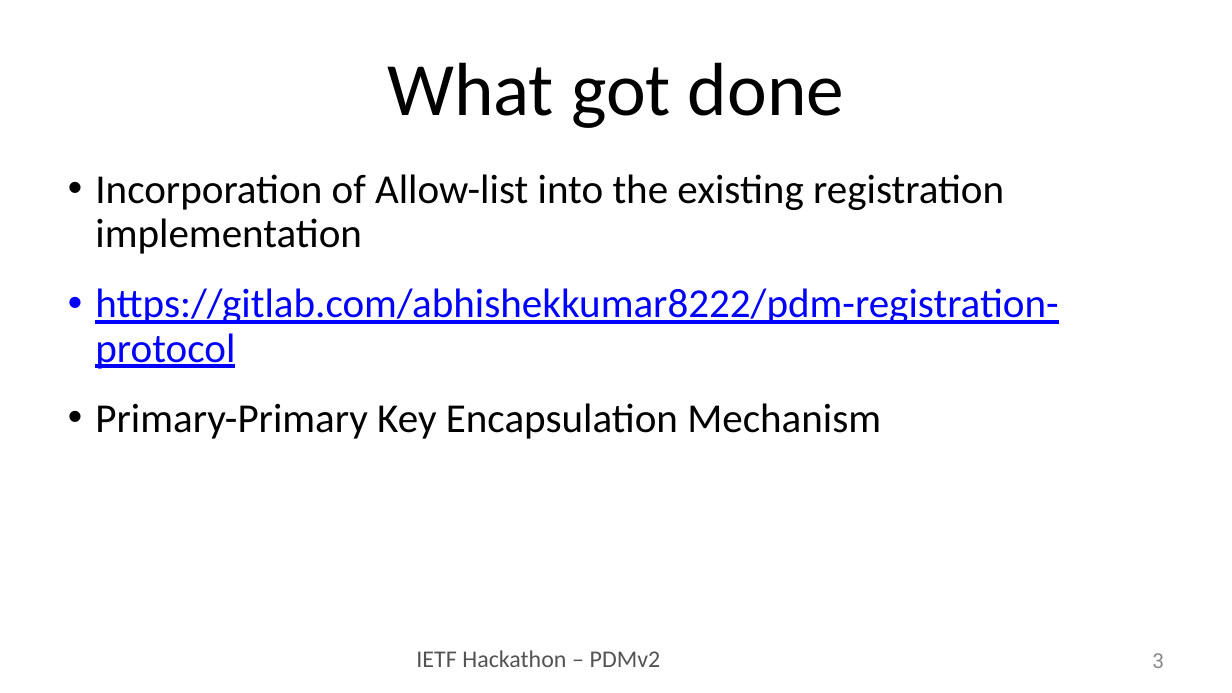
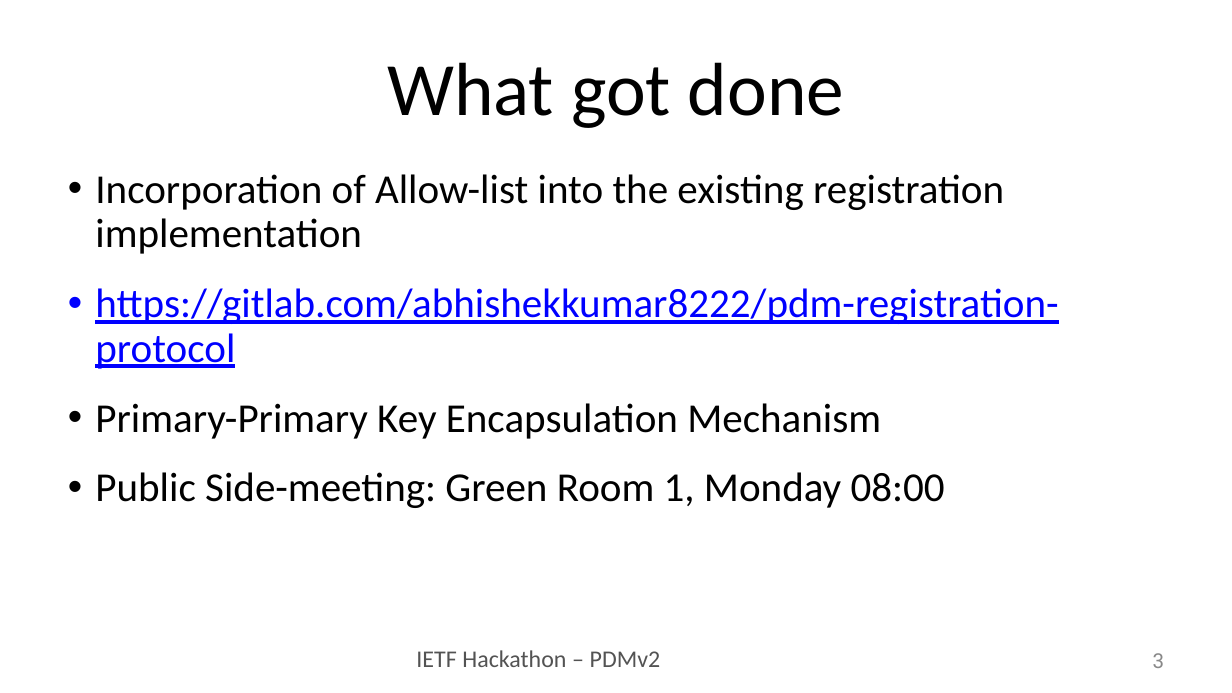
Before and after one commit to IETF-Hackathon/ietf113-project-presentations, a slide deck: slide 3 of hackathon-presentation-pdmv2.pptx. Drawn at 1232x693 pixels with LibreOffice and Linux fonts; fonts in the diff are those of the drawing. Boxes give left, top, right and bottom in pixels: in the first picture for what was removed or moved away, otherwise in the second. Text is boxed around its words. In the diff, an @@ line names an element or a change of style, - is before the commit and + after.

Commit message:
Update PDMv2 Slides

```diff
--- a/hackathon-presentation-pdmv2.pptx
+++ b/hackathon-presentation-pdmv2.pptx
@@ text at (95, 472, 945, 508): paragraph added @@
+• Public Side-meeting: Green Room 1, Monday 08:00
```
